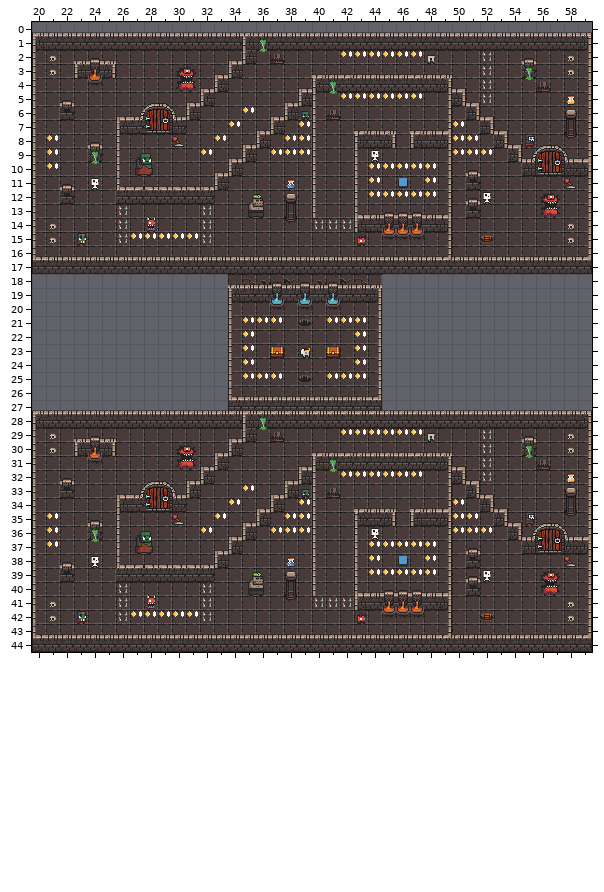
An edit to a level. Tiled map, Assignments/P04/Levels/LevelThree.tmx. Above, as it was before the edit.
Cells are 16x16 px. Shown: x 20..59, y 0..44.
And afterwards:
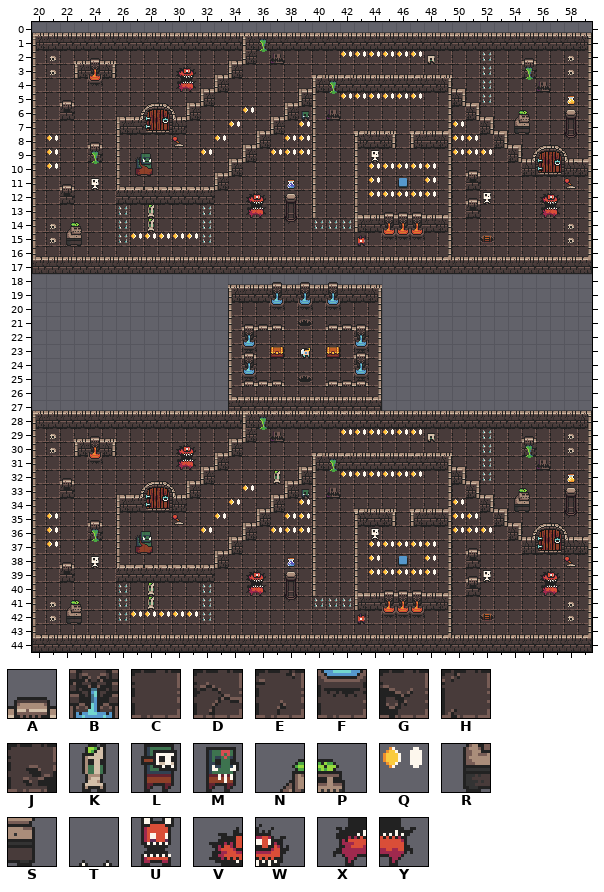
Key: from "0x72_DungeonTilesetII_v1.4": A 4, B 101, C 129, D 130, E 131, F 133, G 161, H 162, J 163, K 311, L 375, M 503, N 545, P 546, Q 562, R 577, S 578, T 663, U 695, V 737, W 738, X 769, Y 770.
_ is an empty cell, # one hidden under a higher layer.
From old to new:
{"where": "layer \"Floor\""}
{"y":18,"x":34,"old":"EDJHGCJEGDE","new":"___________"}
{"y":22,"x":35,"old":"C","new":"#"}
{"y":22,"x":43,"old":"C","new":"#"}
{"y":23,"x":35,"old":"C","new":"F"}
{"y":23,"x":43,"old":"C","new":"F"}
{"y":24,"x":35,"old":"C","new":"#"}
{"y":24,"x":43,"old":"C","new":"#"}
{"y":25,"x":35,"old":"C","new":"F"}
{"y":25,"x":43,"old":"C","new":"F"}
{"where": "layer \"Objects\""}
{"y":6,"x":54,"old":"__","new":"NP"}
{"y":7,"x":54,"old":"__","new":"RS"}
{"y":8,"x":55,"old":"L","new":"_"}
{"y":12,"x":35,"old":"NP","new":"VW"}
{"y":13,"x":28,"old":"T","new":"K"}
{"y":13,"x":35,"old":"RS","new":"XY"}
{"y":14,"x":22,"old":"__","new":"NP"}
{"y":14,"x":28,"old":"U","new":"K"}
{"y":15,"x":22,"old":"_M","new":"RS"}
{"y":21,"x":35,"old":"QQQ","new":"AAA"}
{"y":21,"x":41,"old":"QQQ","new":"AAA"}
{"y":22,"x":35,"old":"Q","new":"B"}
{"y":22,"x":43,"old":"Q","new":"B"}
{"y":23,"x":35,"old":"Q","new":"A"}
{"y":23,"x":43,"old":"Q","new":"A"}
{"y":24,"x":35,"old":"Q","new":"B"}
{"y":24,"x":43,"old":"Q","new":"B"}
{"y":25,"x":35,"old":"QQQ","new":"AAA"}
{"y":25,"x":41,"old":"QQQ","new":"AAA"}
{"y":32,"x":37,"old":"_","new":"K"}
{"y":33,"x":54,"old":"__","new":"NP"}
{"y":34,"x":54,"old":"__","new":"RS"}
{"y":35,"x":55,"old":"L","new":"_"}
{"y":39,"x":35,"old":"NP","new":"VW"}
{"y":40,"x":28,"old":"T","new":"K"}
{"y":40,"x":35,"old":"RS","new":"XY"}
{"y":41,"x":22,"old":"__","new":"NP"}
{"y":41,"x":28,"old":"U","new":"K"}
{"y":42,"x":22,"old":"_M","new":"RS"}
